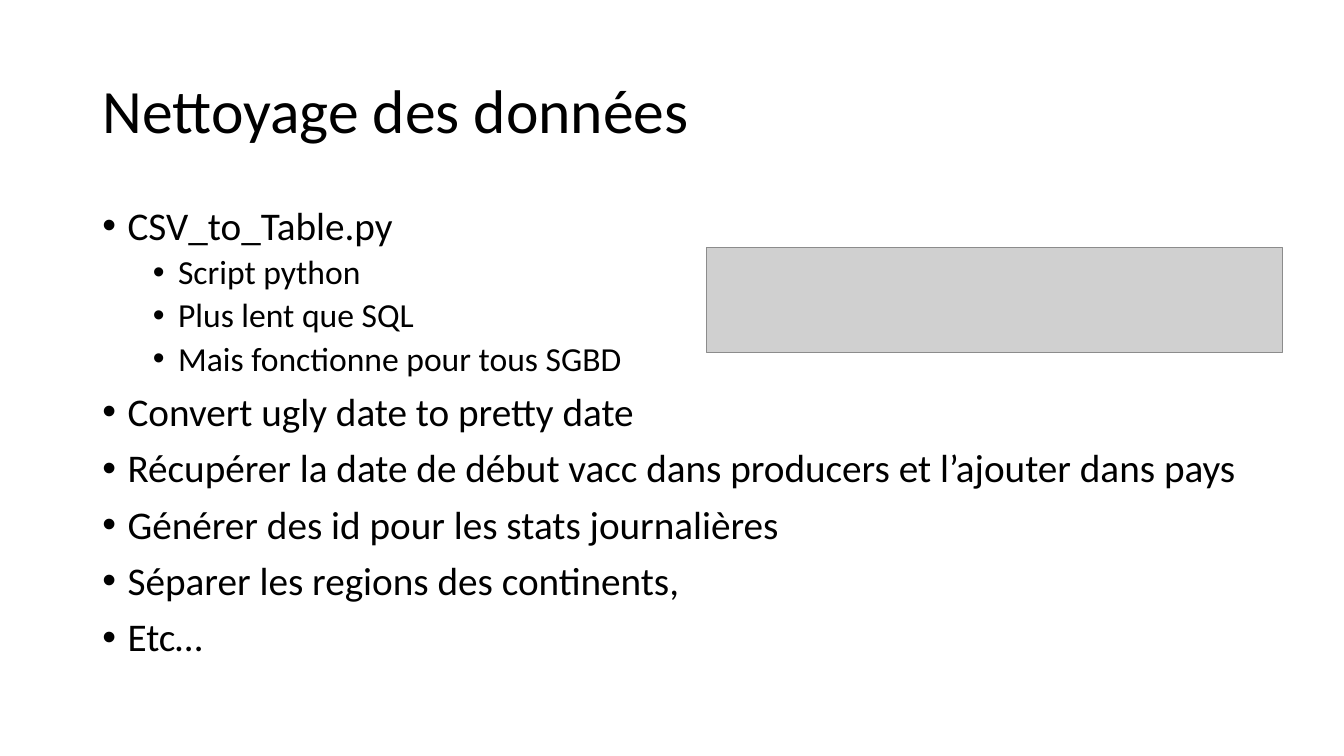
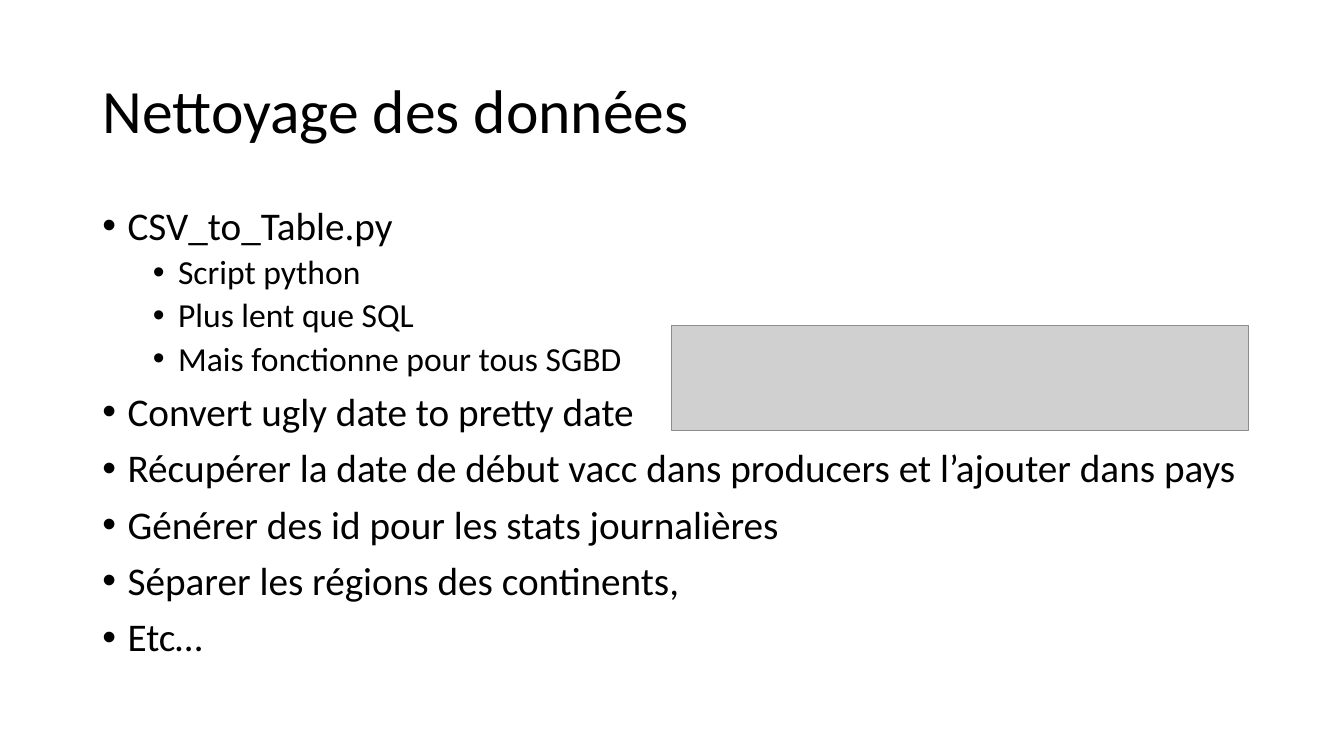
Before and after one commit to LoicULB/BDD_vaccination, a slide deck: slide 6 of Presentation.pptx. Drawn at 1344x756 pixels with LibreOffice and Linux fonts; fonts in the diff are those of the drawing; grey boxes stand for pictures. Boxes give left, top, right and bottom in pixels: in the first picture for what was removed or moved away, otherwise in the second. Text is boxed around its words. In the diff, an @@ line names an element or a change of style, - is before the commit and + after.

```diff
--- a/Presentation.pptx
+++ b/Presentation.pptx
@@ picture: place and size @@
-picture at <box>707,247,1284,352</box>
+picture at <box>673,326,1249,431</box>
@@ text at <box>128,567,679,602</box>: text changed @@
-• Séparer les regions des continents,
+• Séparer les régions des continents,
```
Also in this commit, not shown: 3 other slides changed, 1 slide added, 11 other files.
